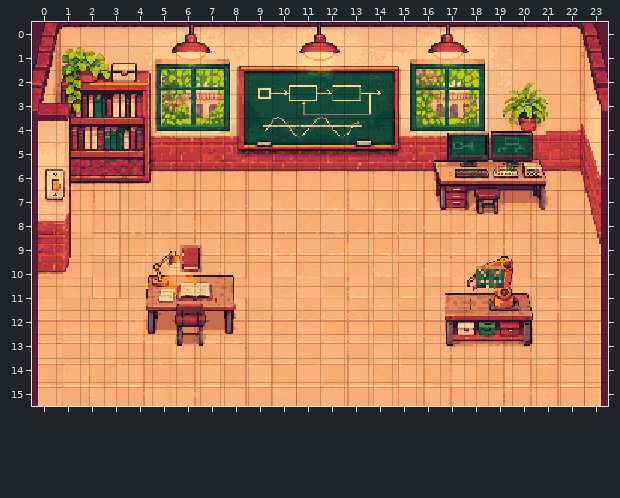
Tiled map (JSON): src/assets/plaza-art/interior.tmj. The picture above was drawn from the file before the commit.
Cells are 16x16 px. Shown: x 0..23, y 0..15. Tiles whose own drawing changed are shown in their newer look in all pictures.
After the commit:
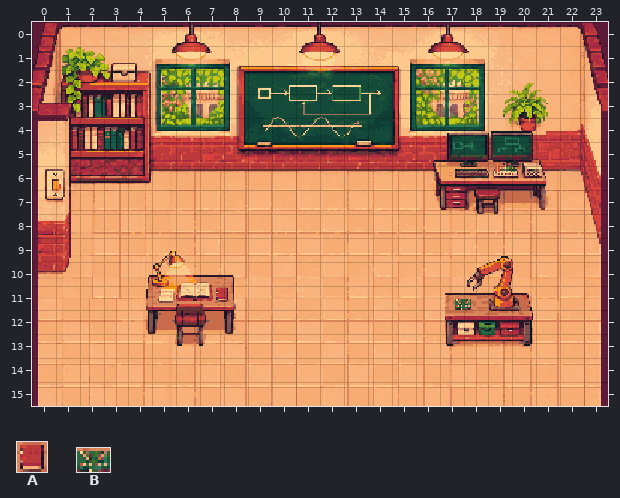
Key: from "study-items": A 0 "notebook", B 1 "sensor".
Objects are placed by their top-left corner, in cells (3,4 is the top-left corner of cell 3,4); size is 1x1 cell unless given.
Changes in this commit:
Layer "items":
Object A "notebook" at 6.2,9.3 size 0.9x1.1 becomes A "notebook" at 7.6,11.1 size 0.6x0.6.
Object B "sensor" at 18.5,10.2 size 1.2x0.9 becomes B "sensor" at 17.6,11.5 size 0.7x0.5.
Changed places in both pictures, as pixel boxes (x1, y1, x2, y2):
old place: (180, 246, 202, 272)
old place: (476, 266, 504, 288)
new place: (215, 288, 230, 302)
new place: (455, 298, 471, 310)
